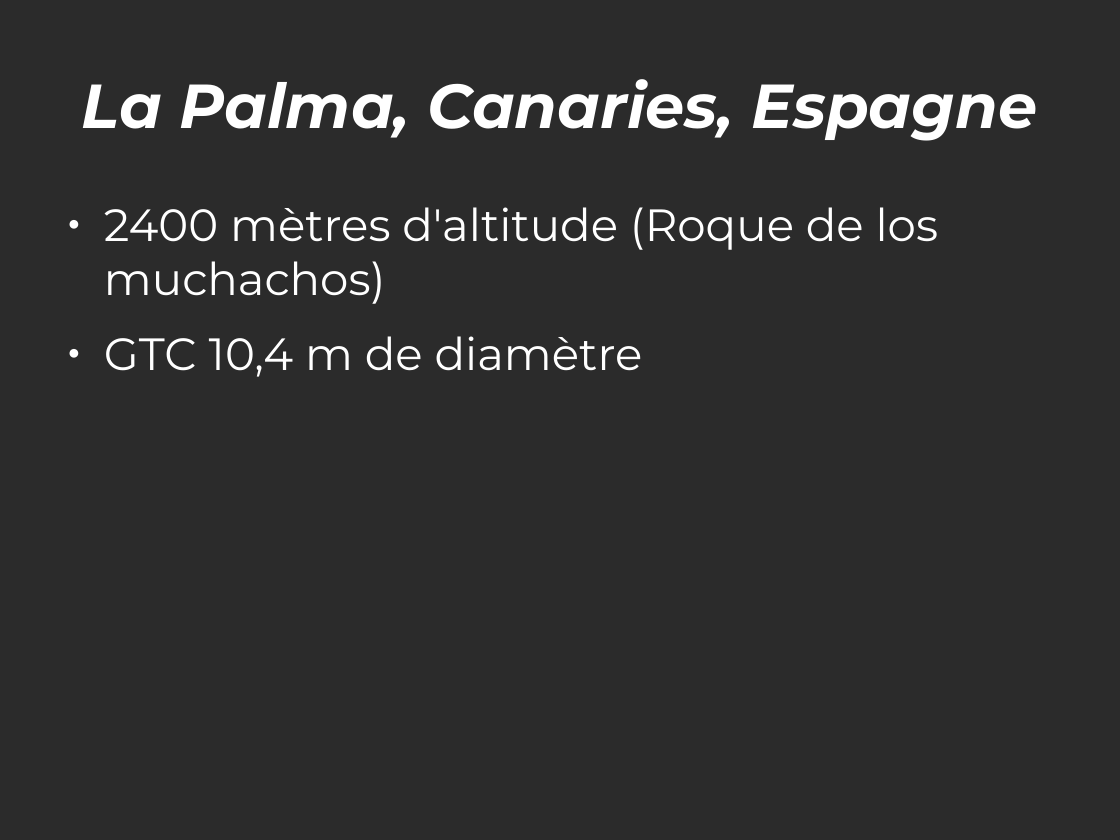
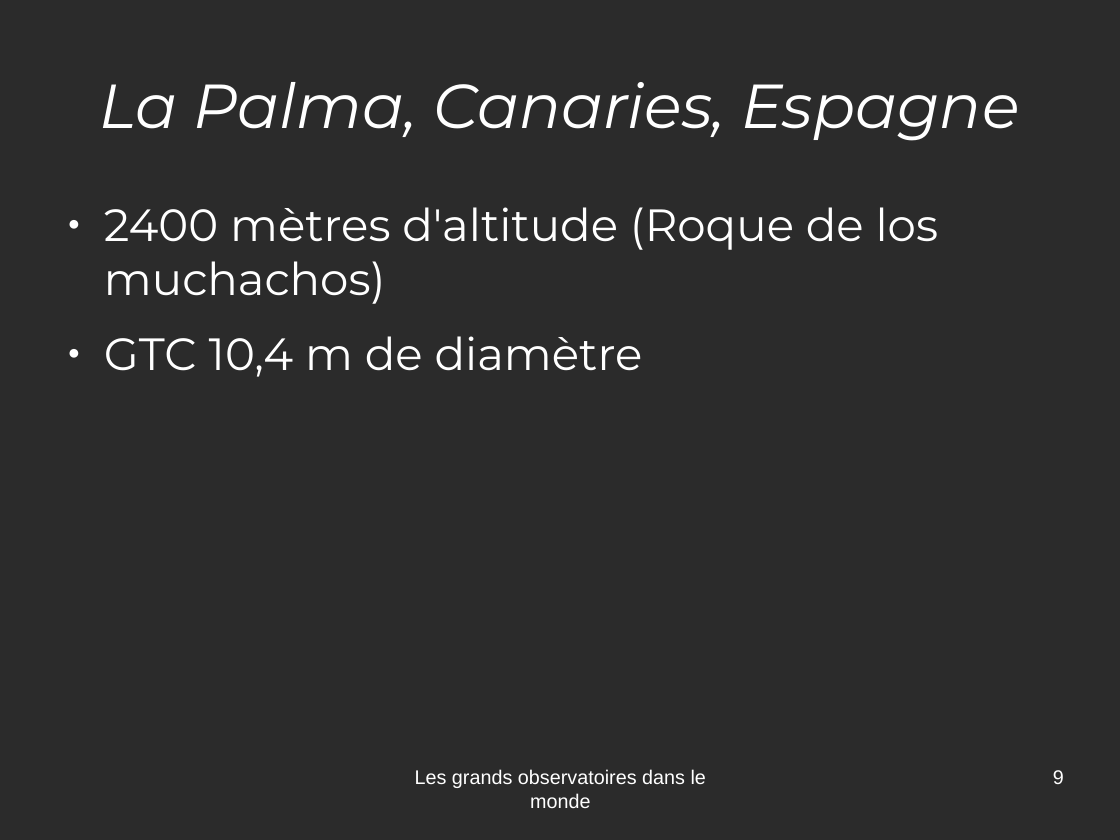
Before and after one commit to jcarnu/qf-astro, a slide deck: slide 9 of Ressources/Presentations/Observatoires.odp (slide 6 before the commit). Drawn at 1120x840 pixels with LibreOffice and Linux fonts; fonts in the diff are those of the drawing; background and template pictures are left out; a plain dark background stands for a picture behind light text. Boxes give left, top, right and bottom in pixels: in the first picture for what was removed or moved away, otherwise in the second. Text is boxed around its words. In the diff, an @@ line names an element or a change of style, - is before the commit and + after.

```diff
--- a/Ressources/Presentations/Observatoires.odp
+++ b/Ressources/Presentations/Observatoires.odp
@@ title "La Palma, Canaries, Espagne": place and size @@
-title "La Palma, Canaries, Espagne" at [82,79,1037,141]
+title "La Palma, Canaries, Espagne" at [100,82,1020,141]
@@ title "La Palma, Canaries, Espagne" at [100,82,1020,141]: bold off @@
@@ text added at [415,769,706,808], 14 pt, text #FFFFFF @@
+Les grands observatoires dans le monde
@@ page number added at [1053,770,1064,784], 14 pt, text #FFFFFF @@
+9
```
Also in this commit, not shown: 16 other slides changed, 4 slides added, 1 slide removed, 8 other files.
